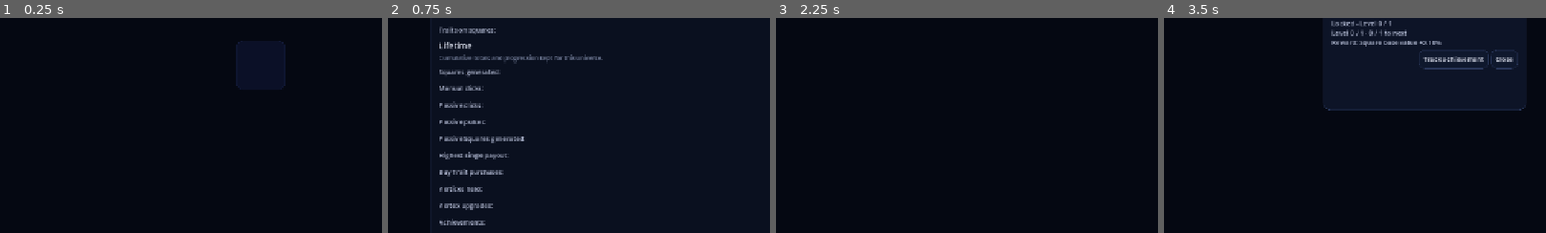
Above: before the commit, frames 1-4 (left to right).
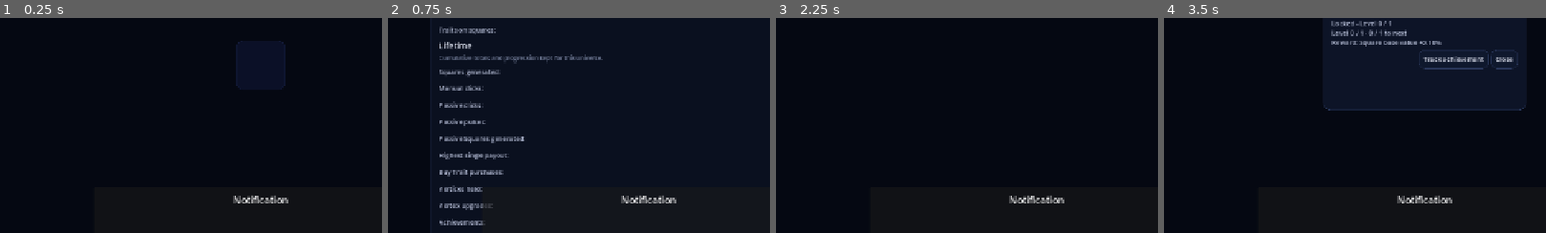
Above: after the commit, the same moments.

Repository: franciscoCapa27/Squared_2
Game: Godot game, scene res://scenes/main/Main.tscn
Two runs of this game, one before a commit and one after it. Both use one fixed random seed, a clock stepped at 60 frames per second and the inputs below.
Inputs (mouse positions are % of the whole screen's width and height, from its top left):
- Up to frame 1 (0.25 s): no input
- Up to frame 2 (0.75 s): click "Stats" at 0.5 s
- Up to frame 3 (2.25 s): click "Grid" at 1.25 s; click "Achievements" at 2 s
- Up to frame 4 (3.5 s): click (25, 24) at 2.75 s
The pictures show only the part of the screen within x 16-66%, y 45-95%; the shares and areas given below are measured in that part.

The runs differ from the first frame. In frame 1, 0.4% of the frame differs, in the area x 61-76%, y 82-87%; in frame 2, 0.5%, in the area x 24-76%, y 82-97%; in frame 3, 0.4%; in frame 4, 0.4%.
Error after the commit: Parse Error: Expected statement, found "Indent" instead. (res://scripts/ui/notification_system.gd:110)

Commit message:
ui: add major event notifications

Diff:
--- a/squared-2/scenes/main/Main.tscn
+++ b/squared-2/scenes/main/Main.tscn
@@ -14,6 +14,7 @@
 [ext_resource type="Script" path="res://scripts/ui/collapsible_panel_header.gd" id="9_collapsible"]
 [ext_resource type="PackedScene" path="res://scenes/ui/ContextualHelp.tscn" id="10_contextual_help"]
 [ext_resource type="PackedScene" path="res://scenes/ui/TriangleIndicator.tscn" id="11_triangle_indicator"]
+[ext_resource type="PackedScene" path="res://scenes/ui/NotificationSystem.tscn" id="12_notification_system"]
 
 [node name="Main" type="Control" unique_id=1963513095]
 layout_mode = 3
@@ -833,6 +834,9 @@
 script = ExtResource("4_3km4f")
 target = NodePath("../../RootMargin/MainVBox/BodyHBox/RightPanel/SquareDetailsPanel")
 
+[node name="NotificationSystem" parent="." instance=ExtResource("12_notification_system")]
+unique_name_in_owner = true
+
 [node name="AchievementSummaryFeatureVisibility" type="Node" parent="FeatureVisibilityControllers" unique_id=898244319 node_paths=PackedStringArray("target")]
 unique_name_in_owner = true
 script = ExtResource("4_3km4f")
--- /dev/null
+++ b/squared-2/scenes/ui/NotificationSystem.tscn
@@ -0,0 +1,59 @@
+[gd_scene load_steps=2 format=3]
+
+[ext_resource type="Script" path="res://scripts/ui/notification_system.gd" id="1_notification"]
+
+[node name="NotificationSystem" type="Control"]
+layout_mode = 3
+anchors_preset = 0
+anchor_left = 0.5
+anchor_top = 1.0
+anchor_right = 0.5
+anchor_bottom = 1.0
+offset_left = -280.0
+offset_top = -112.0
+offset_right = 280.0
+offset_bottom = -24.0
+grow_horizontal = 2
+grow_vertical = 0
+mouse_filter = 2
+script = ExtResource("1_notification")
+
+[node name="NotificationPanel" type="PanelContainer" parent="."]
+unique_name_in_owner = true
+layout_mode = 1
+anchors_preset = 15
+anchor_right = 1.0
+anchor_bottom = 1.0
+grow_horizontal = 2
+grow_vertical = 2
+mouse_filter = 2
+
+[node name="NotificationMargin" type="MarginContainer" parent="NotificationPanel"]
+layout_mode = 2
+theme_override_constants/margin_left = 18
+theme_override_constants/margin_top = 10
+theme_override_constants/margin_right = 18
+theme_override_constants/margin_bottom = 10
+
+[node name="NotificationVBox" type="VBoxContainer" parent="NotificationPanel/NotificationMargin"]
+layout_mode = 2
+theme_override_constants/separation = 2
+mouse_filter = 2
+
+[node name="NotificationTitle" type="Label" parent="NotificationPanel/NotificationMargin/NotificationVBox"]
+unique_name_in_owner = true
+layout_mode = 2
+text = "Notification"
+horizontal_alignment = 1
+
+[node name="NotificationMessage" type="Label" parent="NotificationPanel/NotificationMargin/NotificationVBox"]
+unique_name_in_owner = true
+layout_mode = 2
+text = ""
+horizontal_alignment = 1
+autowrap_mode = 2
+
+[node name="DismissTimer" type="Timer" parent="."]
+unique_name_in_owner = true
+wait_time = 3.2
+one_shot = true
--- /dev/null
+++ b/squared-2/scripts/ui/notification_system.gd
@@ -0,0 +1,131 @@
+extends Control
+class_name NotificationSystem
+
+const NOTIFICATION_DURATION := 3.2
+const FADE_DURATION := 0.18
+
+@onready var panel: PanelContainer = %NotificationPanel
+@onready var title_label: Label = %NotificationTitle
+@onready var message_label: Label = %NotificationMessage
+@onready var dismiss_timer: Timer = %DismissTimer
+
+var _notification_queue: Array[Dictionary] = []
+var _is_showing: bool = false
+var _active_tween: Tween = null
+
+
+func _ready() -> void:
+	mouse_filter = Control.MOUSE_FILTER_IGNORE
+	dismiss_timer.timeout.connect(_on_dismiss_timer_timeout)
+	AchievementSystem.achievement_unlocked.connect(_on_achievement_unlocked)
+	EventBus.trait_purchase_reveal.connect(_on_trait_purchase_reveal)
+	EventBus.passive_generator_unlocked.connect(_on_passive_generator_unlocked)
+	ThemeSystem.theme_changed.connect(_on_theme_changed)
+	_apply_theme()
+	panel.visible = false
+
+
+func _on_theme_changed() -> void:
+	_apply_theme()
+
+
+func _apply_theme() -> void:
+	panel.add_theme_stylebox_override("panel", ThemeSystem.make_elevated_panel_style())
+	ThemeTextHelper.apply_card_title(title_label)
+	ThemeTextHelper.apply_body_label(message_label)
+
+
+func _on_achievement_unlocked(achievement_id: String) -> void:
+	var achievement: AchievementDefinition = AchievementDatabase.get_achievement(achievement_id)
+	if achievement == null:
+		return
+
+	var level: int = AchievementSystem.get_achievement_level(achievement_id)
+	_enqueue_notification(
+		"Achievement unlocked",
+		"%s — Level %s" % [achievement.display_name, NumberFormatter.integer_amount(level)],
+		"achievement"
+	)
+
+
+func _on_trait_purchase_reveal(
+	_target_square_id: String,
+	trait_family_display: String,
+	trait_rarity_display: String,
+	_trait_roman_stack: String,
+	square_title: String,
+	_previous_square_title: String
+) -> void:
+	_enqueue_notification(
+		"Trait acquired",
+		"%s — %s on %s" % [trait_rarity_display.capitalize(), trait_family_display, square_title],
+		"trait"
+	)
+
+
+func _on_passive_generator_unlocked(generator_id: String) -> void:
+	var generator_instance: PassiveGeneratorInstance = PassiveSystem.get_generator_instance(generator_id)
+	if generator_instance == null:
+		return
+
+	_enqueue_notification(
+		"Passive generator unlocked",
+		generator_instance.get_display_name(),
+		"passive"
+	)
+
+
+func _enqueue_notification(notification_title: String, notification_message: String, notification_kind: String) -> void:
+	_notification_queue.append({
+		"title": notification_title,
+		"message": notification_message,
+		"kind": notification_kind,
+	})
+	_show_next_notification()
+
+
+func _show_next_notification() -> void:
+	if _is_showing or _notification_queue.is_empty():
+		return
+
+	var notification: Dictionary = _notification_queue.pop_front()
+	_is_showing = true
+	title_label.text = str(notification.get("title", ""))
+	message_label.text = str(notification.get("message", ""))
+	title_label.add_theme_color_override("font_color", _get_kind_color(str(notification.get("kind", ""))))
+	panel.modulate = Color(1.0, 1.0, 1.0, 0.0)
+	panel.visible = true
+
+	if _active_tween != null:
+		_active_tween.kill()
+	_active_tween = create_tween()
+	_active_tween.tween_property(panel, "modulate:a", 1.0, FADE_DURATION)
+	dismiss_timer.start(NOTIFICATION_DURATION)
+
+
+func _on_dismiss_timer_timeout() -> void:
+	if _active_tween != null:
+		_active_tween.kill()
+	_active_tween = create_tween()
+		_active_tween.tween_property(panel, "modulate:a", 0.0, FADE_DURATION)
+		_active_tween.tween_callback(_finish_notification)
+	else:
+		_finish_notification()
+
+
+func _finish_notification() -> void:
+	panel.visible = false
+	_is_showing = false
+	_show_next_notification()
+
+
+func _get_kind_color(notification_kind: String) -> Color:
+	match notification_kind:
+		"achievement":
+			return ThemeSystem.get_color("accent_primary")
+		"trait":
+			return ThemeSystem.get_color("accent_secondary")
+		"passive":
+			return ThemeSystem.get_color("success")
+		_:
+			return ThemeSystem.get_color("text_primary")
